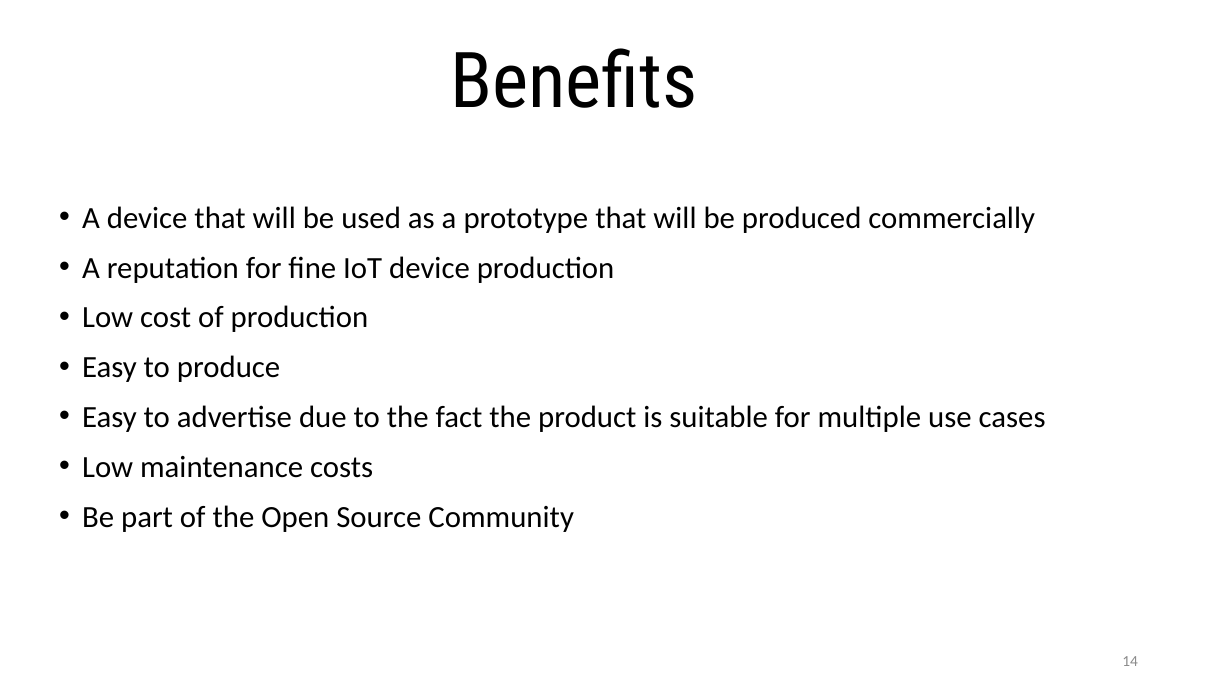
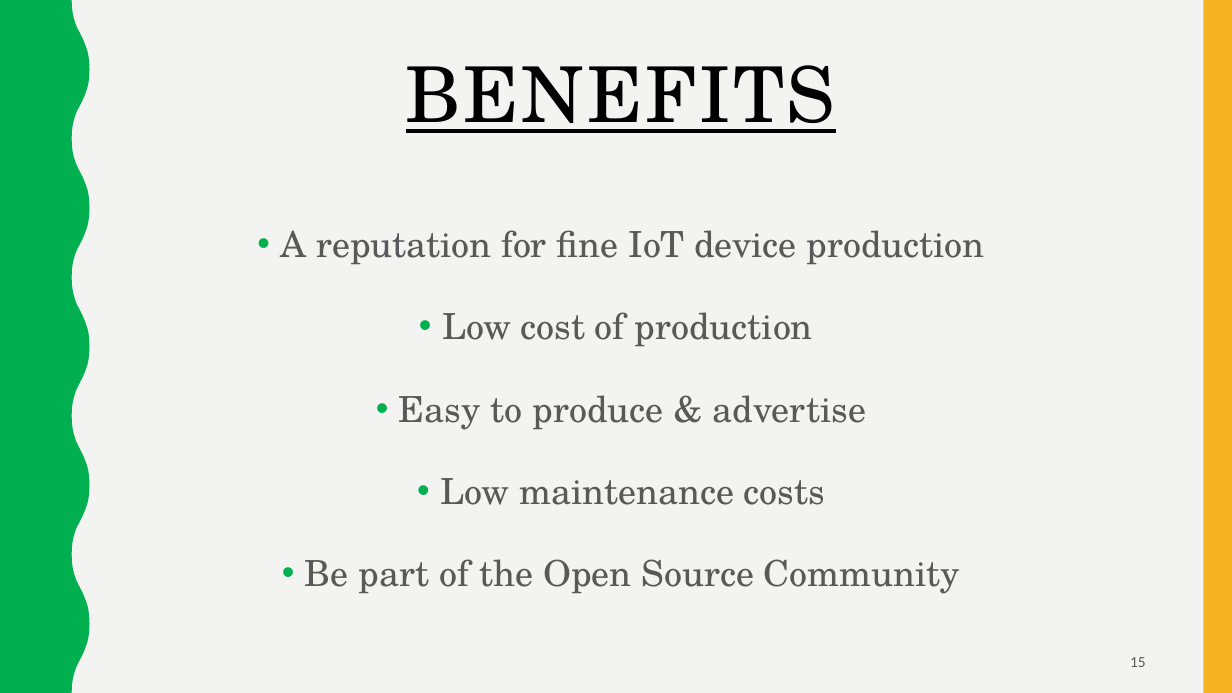
Before and after one commit to scoall/smart-plant, a slide deck: slide 15 of Smart Eco SystemBlankBGEdited.pptx (slide 14 before the commit). Drawn at 1232x693 pixels with LibreOffice and Linux fonts; fonts in the diff are those of the drawing. Boxes give left, top, right and bottom in pixels: in the first picture for what was removed or moved away, otherwise in the second. Text is boxed around its words. In the diff, an @@ line names an element or a change of style, - is before the commit and + after.

```diff
--- a/Smart Eco SystemBlankBGEdited.pptx
+++ b/Smart Eco SystemBlankBGEdited.pptx
@@ background #FFFFFF to #F3F3F2 @@
@@ freeform shape added at (0, 0, 90, 693), fill #00B050 @@
@@ rectangle added at (1203, 0, 1232, 693), fill #F8B323 @@
@@ title "BENEFITS" at (406, 65, 836, 133): vertical alignment middle to top @@
@@ title at (406, 65, 836, 133): text changed; font Roboto Condensed to TeX Gyre Schola @@
-Benefits
+BENEFITS
@@ text "A reputation for fine IoT ...": place and size @@
-text "A reputation for fine IoT ..." at (82, 206, 1046, 532)
+text "A reputation for fine IoT ..." at (280, 230, 985, 594)
@@ text at (82, 206, 1035, 233): paragraph removed @@
-• A device that will be used as a prototype that will be produced commercially
@@ text at (280, 230, 985, 594): size 24 to 28 pt, font Calibri to TeX Gyre Schola, text colour #000000 to #595959 in "A reputation for fine IoT device production", "Low cost of production", "Low maintenance costs", "Be part of the Open Source Community"; alignment justified to centre; line spacing 1 to 1.7; less space between paragraphs @@
@@ text at (399, 395, 866, 430): text changed; size 24 to 28 pt; font Calibri to TeX Gyre Schola; text colour #000000 to #595959 @@
-• Easy to produce
-• Easy to advertise due to the fact the product is suitable for multiple use cases
+• Easy to produce & advertise
@@ page number at (1130, 657, 1146, 667): text changed; text colour #8C8C8C to #595959 @@
-14
+15
```
Also in this commit, not shown: 16 other slides changed, 1 slide added.
